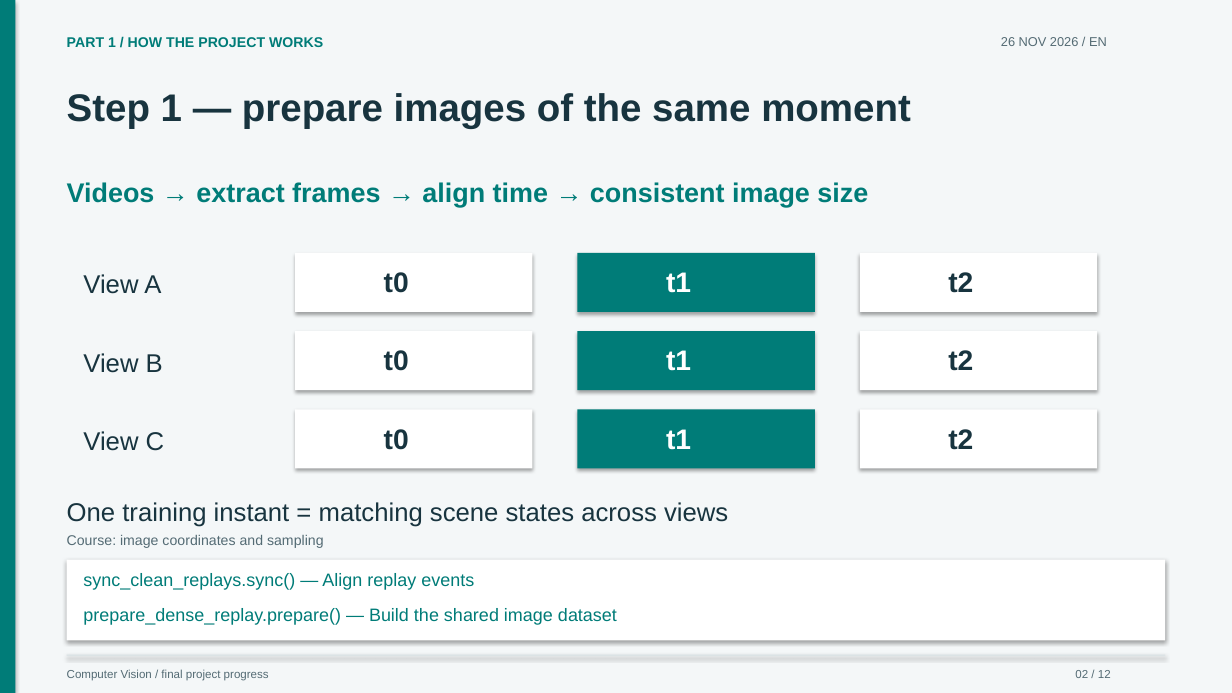
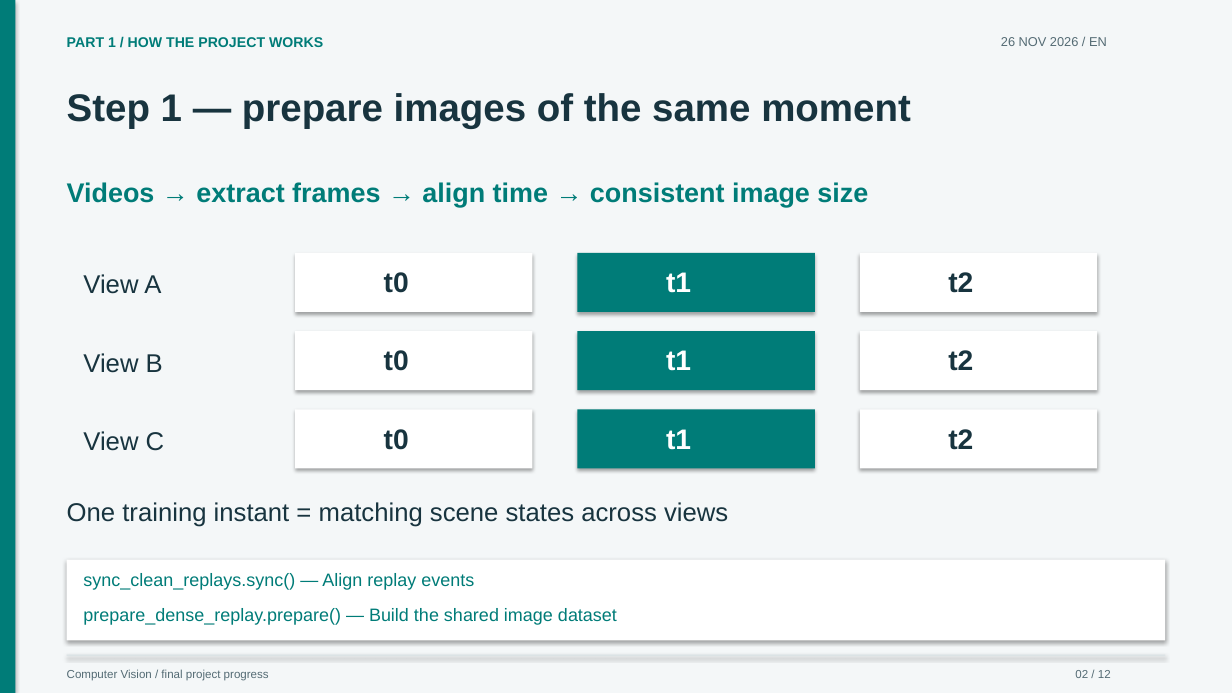
Before and after one commit to craptou/Projet_4D_Gaussian_Splatting, a slide deck: slide 2 of presentations/progress-2026-11-26.en.pptx. Drawn at 1232x693 pixels with LibreOffice and Linux fonts; fonts in the diff are those of the drawing. Boxes give left, top, right and bottom in pixels: in the first picture for what was removed or moved away, otherwise in the second. Text is boxed around its words. In the diff, an @@ line names an element or a change of style, - is before the commit and + after.

Commit message:
Remove reference-course labels from slides and oral script

```diff
--- a/presentations/progress-2026-11-26.en.pptx
+++ b/presentations/progress-2026-11-26.en.pptx
@@ text removed at [67, 535, 324, 548] @@
-Course: image coordinates and sampling
```
Also in this commit, not shown: 5 other slides changed, 6 other files.
